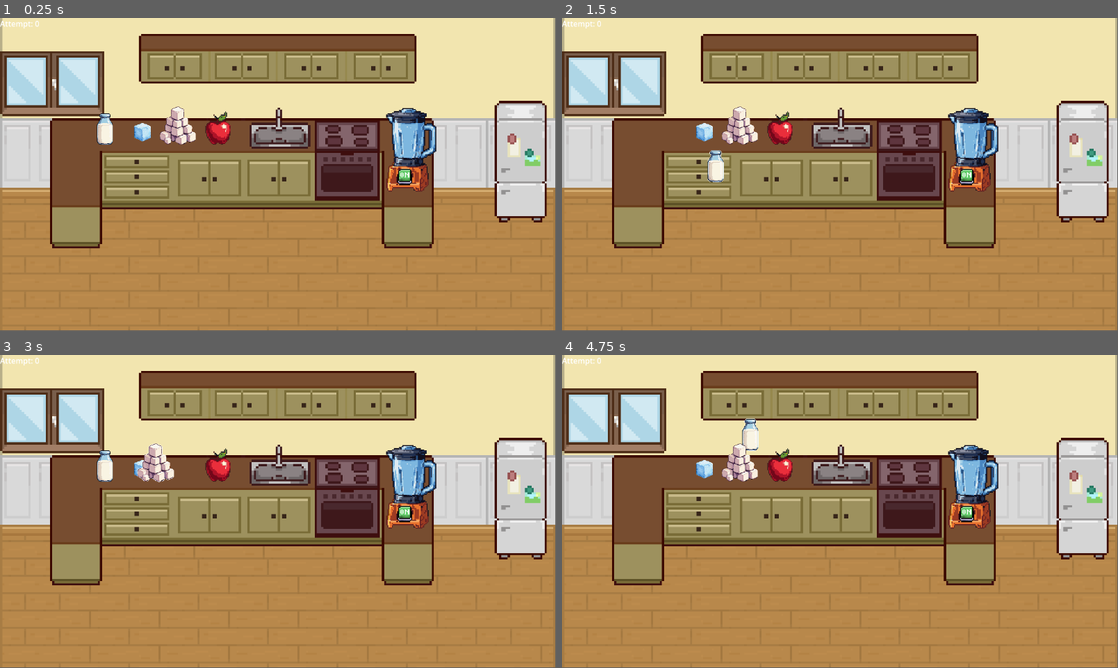
Above: before the commit, frames 1-4 (two rows, left to right).
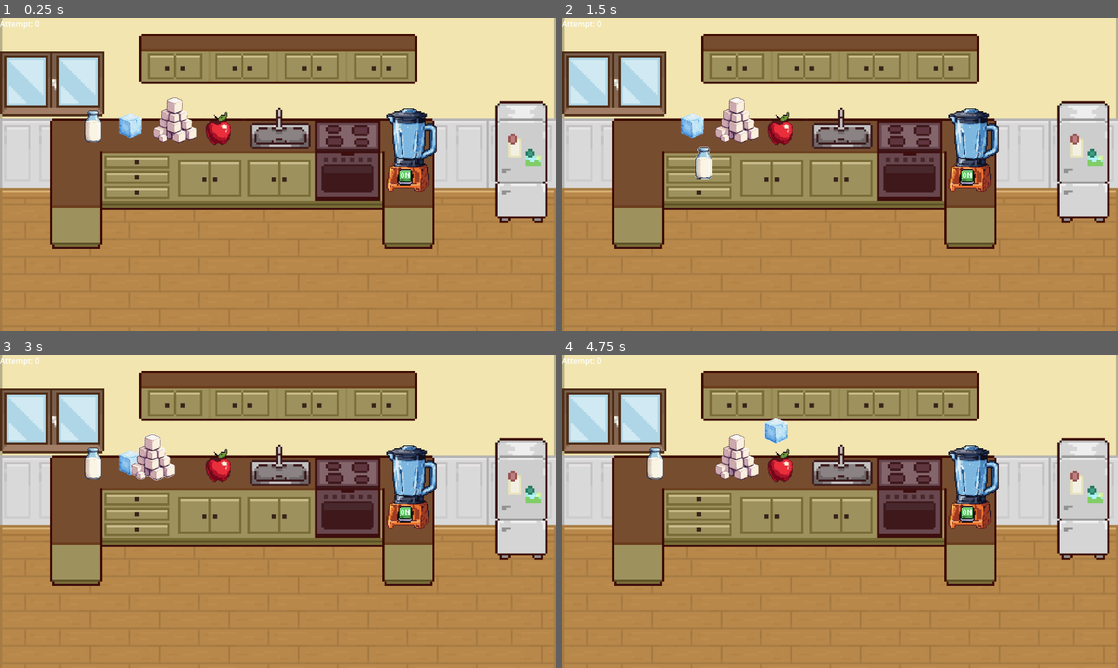
Above: after the commit, the same moments.

Repository: the-real-ronji/MiniJameGam50
Game: Godot game, scene res://Scenes/Main.tscn
The game is run twice, just before and just after one commit, with the same random seed, the same clock (stepped at 60 frames per second) and the same inputs.
Inputs (mouse positions are in pixels of both pictures, inside the frame that each line leads up to):
- Up to frame 1 (0.25 s): no input
- Up to frame 2 (1.5 s): tap Enter (ui_accept) at 0.5 s; drag from (778, 127) to (895, 105) at 0.52 s; drag from (667, 124) to (812, 237) at 1.27 s
- Up to frame 3 (3 s): move the mouse to (144, 467) at 2.02 s; tap 3 at 2.1 s; click (144, 467) at 2.17 s; tap Enter (ui_accept) at 2.75 s; drag from (177, 464) to (111, 464) at 2.77 s
- Up to frame 4 (4.75 s): move the mouse to (1006, 558) at 3.52 s; tap 5 at 3.6 s; click (1006, 558) at 3.67 s; tap Enter (ui_accept) at 3.77, 4.25 s; drag from (673, 464) to (756, 433) at 4.27 s
In our replay, the window is 799x449 before the commit and 800x450 after it. These sizes can differ from the game's own. Grey fills any space a smaller window leaves; there, only what the larger window draws over its background counts as a difference.

The runs differ from the first frame. In frame 1, 5.3% of the frame differs, in the area x 0-100%, y 0-74%; in frame 2, 5.3%; in frame 3, 5.1%; in frame 4, 5.4%.

Commit message:
ingredient fixups

Diff:
--- a/Scenes/Main.tscn
+++ b/Scenes/Main.tscn
@@ -48,24 +48,24 @@
 
 [node name="milk_ingredient" parent="Control" instance=ExtResource("4_mwfav")]
 layout_mode = 0
-offset_left = 167.0
-offset_top = 174.0
-offset_right = 267.26965
-offset_bottom = 271.0
+offset_left = 142.0
+offset_top = 168.0
+offset_right = 242.26965
+offset_bottom = 265.0
 
 [node name="ice_ingredient" parent="Control" instance=ExtResource("5_3p2gp")]
 layout_mode = 0
-offset_left = 266.0
-offset_top = 205.0
-offset_right = 330.0
-offset_bottom = 269.0
+offset_left = 230.0
+offset_top = 180.0
+offset_right = 316.0
+offset_bottom = 266.0
 
 [node name="sugarcubes_ingredient" parent="Control" instance=ExtResource("3_qmy6f")]
 layout_mode = 0
-offset_left = 315.0
-offset_top = 173.0
-offset_right = 420.0
-offset_bottom = 278.0
+offset_left = 297.0
+offset_top = 150.0
+offset_right = 424.0
+offset_bottom = 277.0
 texture = ExtResource("4_2w5on")
 
 [node name="UIs" type="Node" parent="Control"]
--- a/Scripts/ice_ingredient.gd
+++ b/Scripts/ice_ingredient.gd
@@ -1,6 +1,6 @@
 extends TextureRect
 
-@export var drop_position: Vector2 = Vector2(430, 230)
+@export var drop_position: Vector2 = Vector2(845, 255)
 @export var drop_scale: Vector2 = Vector2(0.5, 0.5)
 
 var dragging := false
--- a/Scripts/sugarcubes_ingredient.gd
+++ b/Scripts/sugarcubes_ingredient.gd
@@ -1,6 +1,6 @@
 extends TextureRect
 
-@export var drop_position: Vector2 = Vector2(430, 230)
+@export var drop_position: Vector2 = Vector2(845, 255)
 @export var drop_scale: Vector2 = Vector2(0.5, 0.5)
 
 var dragging := false
@@ -14,6 +14,10 @@
 func _ready():
 	original_position = position
 	original_texture = texture
+	original_position = position
+	original_texture = texture
+	var blender = get_parent().get_node_or_null("BlenderZone")
+	print("Found blender:", blender)
 
 func _gui_input(event):
 	if locked:
@@ -31,12 +35,16 @@
 		position += event.relative
 
 func _check_drop_zone():
-	var blender = get_parent().get_node("BlenderZone")
-	var ingredient_rect = get_global_rect()
+	var blender = get_parent().get_node_or_null("BlenderZone")
+	if blender == null:
+		print("BlenderZone not found!")
+		return
+
+	var ingredient_rect = Rect2(global_position, size)
 	var blender_rect = blender.get_global_rect()
+
 	if ingredient_rect.intersects(blender_rect):
-		var accepted = blender.accept_ingredient(ingredient_name)
-		if accepted:
+		if blender.accept_ingredient(ingredient_name):
 			position = drop_position - size / 4
 			scale = drop_scale
 			locked = true
--- a/project.godot
+++ b/project.godot
@@ -19,6 +19,11 @@
 [autoload]
 
 GameManager="*res://scripts/game_manager.gd"
+
+[display]
+
+window/size/mode=2
+window/stretch/mode="viewport"
 
 [input]
 
--- a/scenes/ingredients/protein_powder_ingredient.tscn
+++ b/scenes/ingredients/protein_powder_ingredient.tscn
@@ -1,6 +1,6 @@
 [gd_scene load_steps=3 format=3 uid="uid://c2j4i3ywbkmrs"]
 
-[ext_resource type="Texture2D" uid="uid://cxfxma2a8u6if" path="res://Sprites/APPLE.png" id="1_8q7ps"]
+[ext_resource type="Texture2D" uid="uid://bs6vhfbfa2i1f" path="res://Sprites/final sprites/PROTEIN-export.png" id="1_8q7ps"]
 [ext_resource type="Script" uid="uid://xxgjgft2imug" path="res://scripts/protein_powder_ingredient.gd" id="2_8q7ps"]
 
 [node name="protein_powder_ingredient" type="TextureRect"]
--- a/scripts/alcohol_ingredient.gd
+++ b/scripts/alcohol_ingredient.gd
@@ -1,4 +1,7 @@
 extends TextureRect
+
+@export var drop_position: Vector2 = Vector2(845, 255)
+@export var drop_scale: Vector2 = Vector2(0.5, 0.5)
 
 var dragging := false
 var ingredient_name := "alcohol"
@@ -6,16 +9,19 @@
 var locked := false
 
 var original_texture : Texture2D
-var drag_texture : Texture2D = preload("res://Sprites/ALCOHOLWhite.png")
+var drag_texture : Texture2D = preload("res://Sprites/final sprites/ALCOHOLWhite.png")
 
 func _ready():
 	original_position = position
 	original_texture = texture
+	original_position = position
+	original_texture = texture
+	var blender = get_parent().get_node_or_null("BlenderZone")
+	print("Found blender:", blender)
 
 func _gui_input(event):
 	if locked:
 		return
-
 	if event is InputEventMouseButton:
 		if event.button_index == MOUSE_BUTTON_LEFT and event.pressed:
 			dragging = true
@@ -25,19 +31,22 @@
 			dragging = false
 			texture = original_texture
 			_check_drop_zone()
-
 	if event is InputEventMouseMotion and dragging:
 		position += event.relative
 
 func _check_drop_zone():
-	var blender = get_parent().get_node("BlenderZone")
-	var ingredient_rect = get_global_rect()
+	var blender = get_parent().get_node_or_null("BlenderZone")
+	if blender == null:
+		print("BlenderZone not found!")
+		return
+
+	var ingredient_rect = Rect2(global_position, size)
 	var blender_rect = blender.get_global_rect()
 
 	if ingredient_rect.intersects(blender_rect):
-		var accepted = blender.accept_ingredient(ingredient_name)
-		if accepted:
-			position = blender.position + Vector2(20, 20)
+		if blender.accept_ingredient(ingredient_name):
+			position = drop_position - size / 4
+			scale = drop_scale
 			locked = true
 		else:
 			return_to_original()
@@ -47,3 +56,4 @@
 func return_to_original() -> void:
 	var tween = create_tween()
 	tween.tween_property(self, "position", original_position, 0.5).set_trans(Tween.TRANS_SINE).set_ease(Tween.EASE_OUT)
+	tween.tween_property(self, "scale", Vector2(1, 1), 0.5).set_trans(Tween.TRANS_SINE).set_ease(Tween.EASE_OUT)
--- a/scripts/chocolate_ingredient.gd
+++ b/scripts/chocolate_ingredient.gd
@@ -1,6 +1,6 @@
 extends TextureRect
 
-@export var drop_position: Vector2 = Vector2(430, 230)
+@export var drop_position: Vector2 = Vector2(845, 255)
 @export var drop_scale: Vector2 = Vector2(0.5, 0.5)
 
 var dragging := false
--- a/scripts/coffee_ingredient.gd
+++ b/scripts/coffee_ingredient.gd
@@ -1,6 +1,6 @@
 extends TextureRect
 
-@export var drop_position: Vector2 = Vector2(430, 230)
+@export var drop_position: Vector2 = Vector2(845, 255)
 @export var drop_scale: Vector2 = Vector2(0.5, 0.5)
 
 var dragging := false
--- a/scripts/cucumber_ingredient.gd
+++ b/scripts/cucumber_ingredient.gd
@@ -1,6 +1,6 @@
 extends TextureRect
 
-@export var drop_position: Vector2 = Vector2(430, 230)
+@export var drop_position: Vector2 = Vector2(845, 255)
 @export var drop_scale: Vector2 = Vector2(0.5, 0.5)
 
 var dragging := false
--- a/scripts/energy_drink_ingredient.gd
+++ b/scripts/energy_drink_ingredient.gd
@@ -1,6 +1,6 @@
 extends TextureRect
 
-@export var drop_position: Vector2 = Vector2(430, 230)
+@export var drop_position: Vector2 = Vector2(845, 255)
 @export var drop_scale: Vector2 = Vector2(0.5, 0.5)
 
 var dragging := false
--- a/scripts/honey_ingredient.gd
+++ b/scripts/honey_ingredient.gd
@@ -1,6 +1,6 @@
 extends TextureRect
 
-@export var drop_position: Vector2 = Vector2(430, 230)
+@export var drop_position: Vector2 = Vector2(845, 255)
 @export var drop_scale: Vector2 = Vector2(0.5, 0.5)
 
 var dragging := false
--- a/scripts/protein_powder_ingredient.gd
+++ b/scripts/protein_powder_ingredient.gd
@@ -1,6 +1,6 @@
 extends TextureRect
 
-@export var drop_position: Vector2 = Vector2(430, 230)
+@export var drop_position: Vector2 = Vector2(845, 255)
 @export var drop_scale: Vector2 = Vector2(0.5, 0.5)
 
 var dragging := false
@@ -9,7 +9,7 @@
 var locked := false
 
 var original_texture : Texture2D
-var drag_texture : Texture2D = preload("res://Sprites/final sprites/ICEWhite.png")
+var drag_texture : Texture2D = preload("res://Sprites/final sprites/PROTEINWhite.png")
 
 func _ready():
 	original_position = position
--- a/scripts/tumeric_ingredient.gd
+++ b/scripts/tumeric_ingredient.gd
@@ -1,6 +1,6 @@
 extends TextureRect
 
-@export var drop_position: Vector2 = Vector2(430, 230)
+@export var drop_position: Vector2 = Vector2(845, 255)
 @export var drop_scale: Vector2 = Vector2(0.5, 0.5)
 
 var dragging := false
--- a/scripts/yoghurt_ingredient.gd
+++ b/scripts/yoghurt_ingredient.gd
@@ -1,6 +1,6 @@
 extends TextureRect
 
-@export var drop_position: Vector2 = Vector2(430, 230)
+@export var drop_position: Vector2 = Vector2(845, 255)
 @export var drop_scale: Vector2 = Vector2(0.5, 0.5)
 
 var dragging := false
